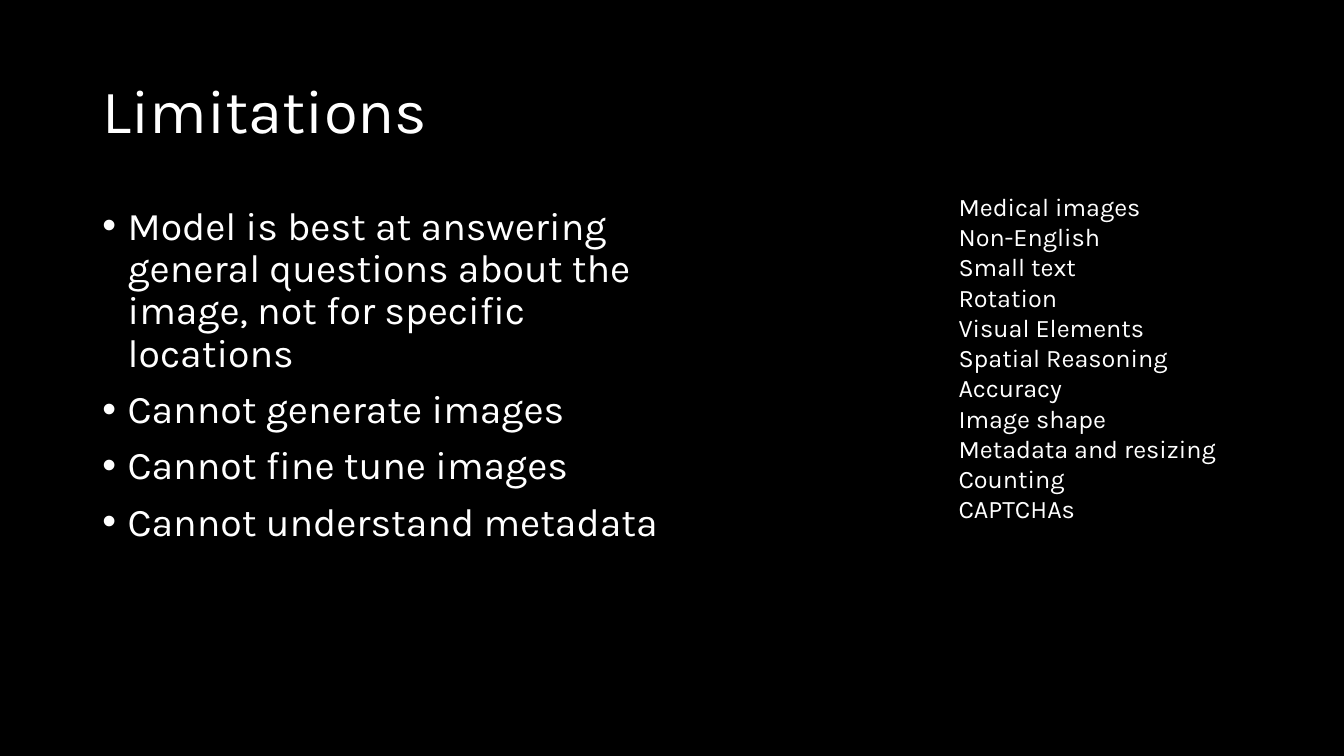
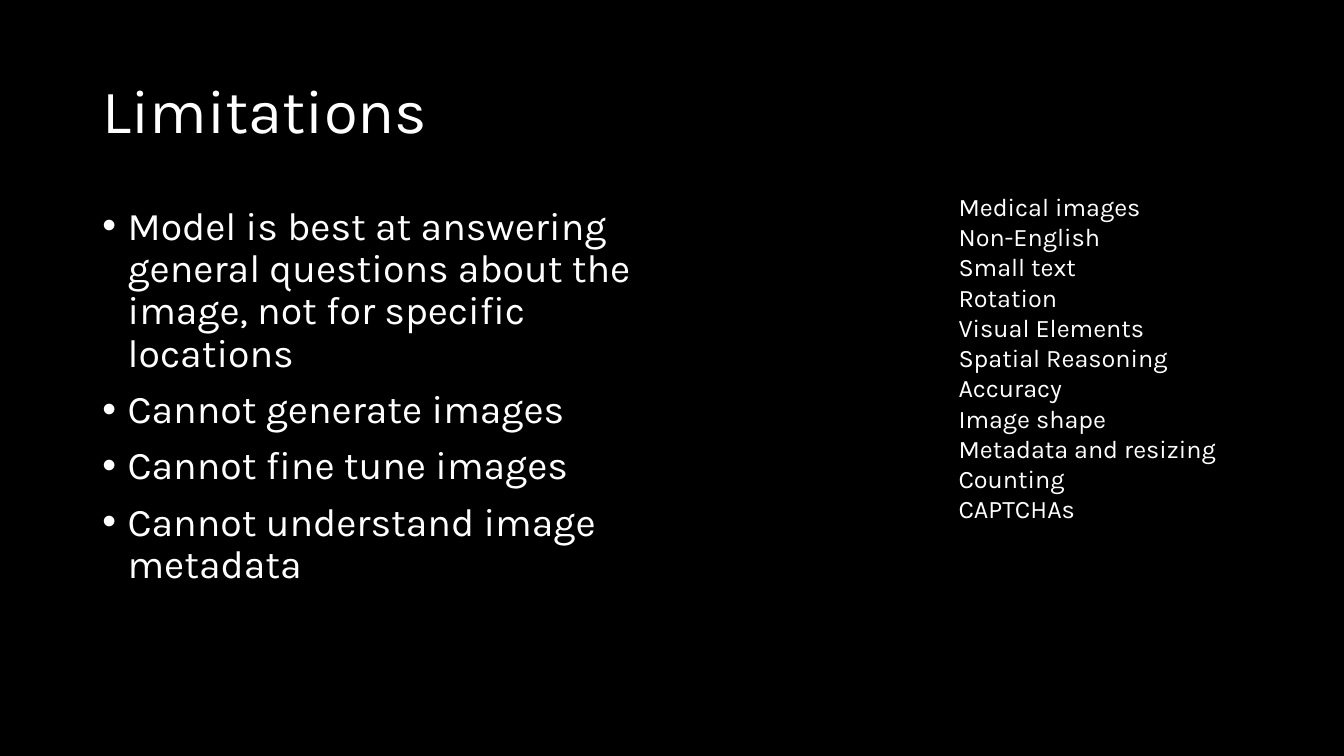
Before and after one commit to sammmmmmiller/CS584, a slide deck: slide 13 of cs584present.pptx. Drawn at 1344x756 pixels with LibreOffice and Linux fonts; fonts in the diff are those of the drawing. Boxes give left, top, right and bottom in pixels: in the first picture for what was removed or moved away, otherwise in the second. Text is boxed around its words. In the diff, an @@ line names an element or a change of style, - is before the commit and + after.

```diff
--- a/cs584present.pptx
+++ b/cs584present.pptx
@@ text at (x1=128, y1=509, x2=596, y2=579): text changed @@
-• Cannot understand metadata
+• Cannot understand image metadata
```
Also in this commit, not shown: 5 other slides changed, 6 other files.
